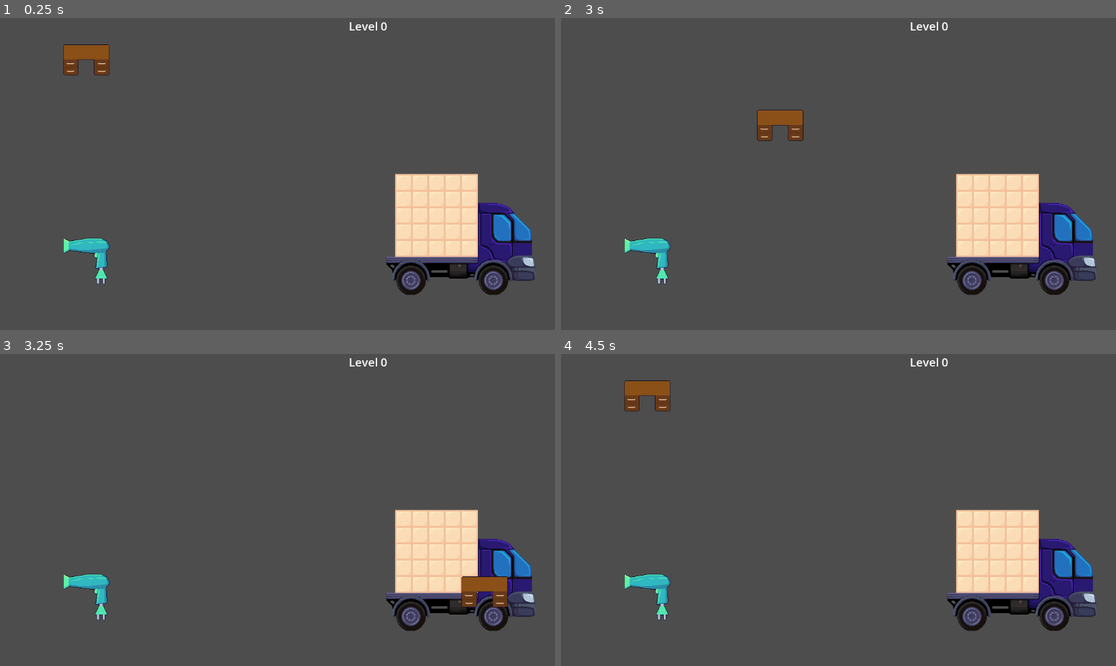
Above: before the commit, frames 1-4 (two rows, left to right).
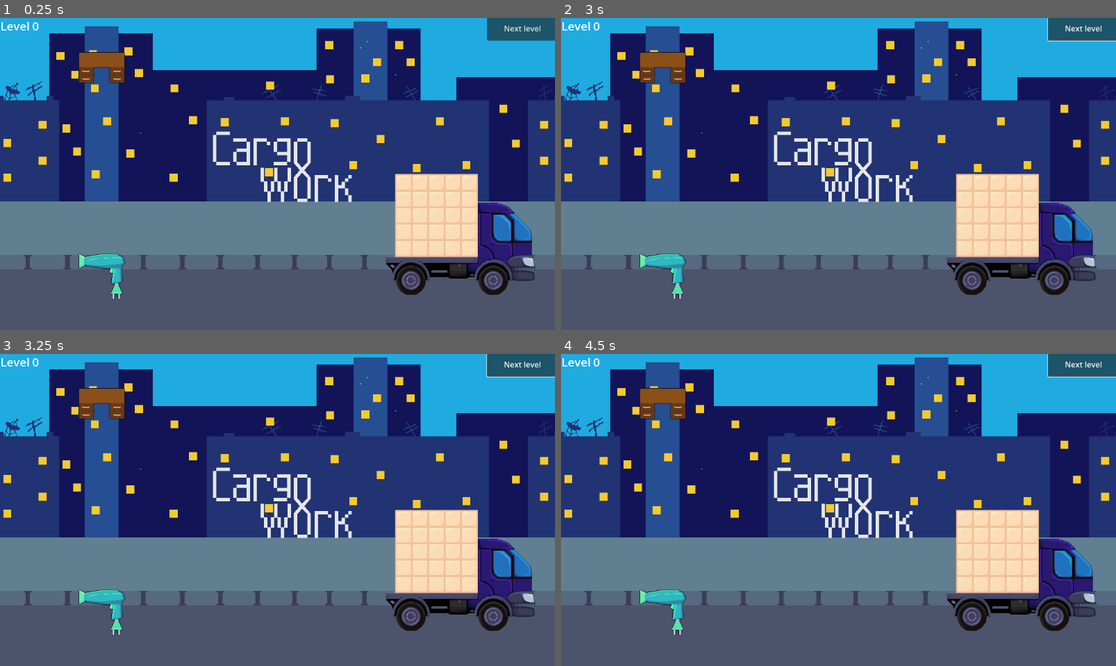
Above: after the commit, the same moments.

Repository: cyber-dream/cargo
Game: Godot game, scene res://scenes/main.tscn
Same seed, same stepped clock (60 frames per second), same inputs: the game is played once before the commit and once after it.
Inputs (mouse positions are in pixels of both pictures, inside the frame that each line leads up to):
- Up to frame 1 (0.25 s): no input
- Up to frame 2 (3 s): click (1082, 27) at 0.5 s, where only the run after the commit has a clickable "Next level"; click (1082, 27) at 1.25 s, where only the run after the commit has a clickable "Next level"; click (1082, 27) at 2 s, where only the run after the commit has a clickable "Next level"; tap Enter at 2.75 s; drag from (633, 52) to (1032, 248) at 2.77 s
- Up to frame 3 (3.25 s): no input
- Up to frame 4 (4.5 s): drag from (633, 581) to (1032, 584) at 3.52 s; move the mouse to (894, 441) at 4.27 s; click (894, 441) at 4.42 s

The runs differ from the first frame. In frame 1, 92% of the frame differs, in the area x 0-100%, y 0-100%; in frame 2, 92%; in frame 3, 92%; in frame 4, 92%.

Commit message:
fixes

Diff:
--- a/scenes/main.tscn
+++ b/scenes/main.tscn
@@ -21,6 +21,8 @@
 [ext_resource type="PackedScene" uid="uid://dcyfevttu8bqn" path="res://scenes/prefabs/figures/wardrobe.tscn" id="15_vxglm"]
 [ext_resource type="PackedScene" uid="uid://dtv76dnlal66w" path="res://scenes/prefabs/figures/watuerout.tscn" id="16_2f3dj"]
 [ext_resource type="PackedScene" uid="uid://byexl5n15mrkb" path="res://scenes/prefabs/figures/phone.tscn" id="16_2wyq8"]
+[ext_resource type="Texture2D" uid="uid://4htihwlt1cij" path="res://sprites/Backround.png" id="22_jscy8"]
+[ext_resource type="Texture2D" uid="uid://cioiknl8jn1cw" path="res://sprites/Name.png" id="23_pm3ni"]
 
 [sub_resource type="Resource" id="Resource_sugp2"]
 script = ExtResource("2_0wfyh")
@@ -43,19 +45,25 @@
 [sub_resource type="LabelSettings" id="LabelSettings_yc10j"]
 font_size = 24
 
-[sub_resource type="RectangleShape2D" id="RectangleShape2D_yc10j"]
-size = Vector2(661, 548)
-
-[sub_resource type="RectangleShape2D" id="RectangleShape2D_jscy8"]
-size = Vector2(483, 650)
+[sub_resource type="LabelSettings" id="LabelSettings_pm3ni"]
+font_size = 72
 
 [node name="Main" type="Node2D"]
 
-[node name="Gameplay" type="Node2D" parent="." node_paths=PackedStringArray("level_title", "truck", "palletes", "figures_node", "pallete_counter", "cargo_counter")]
+[node name="Backround" type="Sprite2D" parent="."]
+position = Vector2(581.5, 321.5)
+scale = Vector2(1.83594, 1.85833)
+texture = ExtResource("22_jscy8")
+
+[node name="Name" type="Sprite2D" parent="."]
+position = Vector2(585, 315)
+texture = ExtResource("23_pm3ni")
+
+[node name="Gameplay" type="Node2D" parent="." node_paths=PackedStringArray("level_title", "truck", "palletes", "figures_node", "panel_game_end", "points_label")]
 script = ExtResource("1_o5qli")
 levels = Array[ExtResource("2_0wfyh")]([SubResource("Resource_sugp2"), SubResource("Resource_yc10j"), SubResource("Resource_jscy8")])
 truck_prefab = ExtResource("3_sugp2")
-level_title = NodePath("Label")
+level_title = NodePath("Label level")
 truck = NodePath("Truck")
 figure_prefabs = Array[PackedScene]([ExtResource("4_jbj1t"), ExtResource("5_muem4"), ExtResource("6_dp3eg"), ExtResourc …(361 unchanged characters)…
 figures = {
@@ -65,10 +73,20 @@
 }
 palletes = [NodePath("Pallete1"), NodePath("Pallete2"), NodePath("Pallete3")]
 figures_node = NodePath("Figures")
-pallete_counter = NodePath("PalleteCounterArea")
-cargo_counter = NodePath("CargoCounterArea")
+panel_game_end = NodePath("../Panel")
+points_label = NodePath("Label points")
 
-[node name="Label" type="Label" parent="Gameplay"]
+[node name="Label level" type="Label" parent="Gameplay"]
+anchors_preset = 1
+anchor_left = 1.0
+anchor_right = 1.0
+offset_left = 1.0
+offset_right = 230.0
+offset_bottom = 60.0
+grow_horizontal = 0
+label_settings = SubResource("LabelSettings_yc10j")
+
+[node name="Label points" type="Label" parent="Gameplay"]
 anchors_preset = 1
 anchor_left = 1.0
 anchor_right = 1.0
@@ -92,14 +110,27 @@
 
 [node name="Figures" type="Node2D" parent="Gameplay"]
 
-[node name="PalleteCounterArea" type="Area2D" parent="Gameplay"]
+[node name="Panel" type="Panel" parent="."]
+visible = false
+offset_left = -30.0
+offset_top = -17.0
+offset_right = 1198.0
+offset_bottom = 649.0
 
-[node name="CollisionShape2D" type="CollisionShape2D" parent="Gameplay/PalleteCounterArea"]
-position = Vector2(824.5, 378)
-shape = SubResource("RectangleShape2D_yc10j")
+[node name="Label" type="Label" parent="Panel"]
+layout_mode = 0
+offset_left = 384.0
+offset_top = 268.0
+offset_right = 800.0
+offset_bottom = 452.0
+text = "Game End"
+label_settings = SubResource("LabelSettings_pm3ni")
 
-[node name="CargoCounterArea" type="Area2D" parent="Gameplay"]
+[node name="Button" type="Button" parent="."]
+offset_left = 1011.0
+offset_top = -4.0
+offset_right = 1159.0
+offset_bottom = 47.0
+text = "Next level"
 
-[node name="CollisionShape2D2" type="CollisionShape2D" parent="Gameplay/CargoCounterArea"]
-position = Vector2(240.5, 323)
-shape = SubResource("RectangleShape2D_jscy8")
+[connection signal="pressed" from="Button" to="Gameplay" method="_on_next_level_button_pressed"]
--- a/scenes/prefabs/field_cell.tscn
+++ b/scenes/prefabs/field_cell.tscn
@@ -1,11 +1,14 @@
-[gd_scene load_steps=3 format=3 uid="uid://c06hlq62x51fn"]
+[gd_scene load_steps=4 format=3 uid="uid://c06hlq62x51fn"]
 
 [ext_resource type="Texture2D" uid="uid://cp2an7yf5e7ox" path="res://sprites/truck/Tile.png" id="1_av40w"]
+[ext_resource type="Script" uid="uid://dnr6w6nv7rxyj" path="res://scripts/field_cell.gd" id="1_oqsrd"]
 
 [sub_resource type="RectangleShape2D" id="RectangleShape2D_2pv17"]
 size = Vector2(16, 16)
 
-[node name="FieldCell" type="Node2D"]
+[node name="FieldCell" type="Node2D" node_paths=PackedStringArray("area_2d")]
+script = ExtResource("1_oqsrd")
+area_2d = NodePath("Area2D")
 
 [node name="Sprite2D" type="Sprite2D" parent="."]
 texture = ExtResource("1_av40w")
--- a/scenes/prefabs/figures/armchair.tscn
+++ b/scenes/prefabs/figures/armchair.tscn
@@ -13,22 +13,22 @@
 
 [node name="Sprite2D" type="Sprite2D" parent="."]
 texture = ExtResource("2_jmba1")
-offset = Vector2(16, 14)
+offset = Vector2(32, 14)
 
 [node name="Area2D" type="Area2D" parent="."]
 
 [node name="CollisionShape2D" type="CollisionShape2D" parent="Area2D"]
-position = Vector2(-16, -2)
+position = Vector2(0, -2)
 shape = SubResource("RectangleShape2D_uggre")
 
 [node name="CollisionShape2D4" type="CollisionShape2D" parent="Area2D"]
-position = Vector2(-16, 30)
+position = Vector2(0, 30)
 shape = SubResource("RectangleShape2D_uggre")
 
 [node name="CollisionShape2D2" type="CollisionShape2D" parent="Area2D"]
-position = Vector2(16, -2)
+position = Vector2(32, -2)
 shape = SubResource("RectangleShape2D_uggre")
 
 [node name="CollisionShape2D3" type="CollisionShape2D" parent="Area2D"]
-position = Vector2(48, -2)
+position = Vector2(64, -2)
 shape = SubResource("RectangleShape2D_uggre")
--- a/scenes/prefabs/figures/bed.tscn
+++ b/scenes/prefabs/figures/bed.tscn
@@ -13,22 +13,21 @@
 
 [node name="Sprite2D" type="Sprite2D" parent="."]
 texture = ExtResource("2_2ftjd")
-offset = Vector2(16, 14)
+offset = Vector2(16, 16)
 
 [node name="Area2D" type="Area2D" parent="."]
 
 [node name="CollisionShape2D" type="CollisionShape2D" parent="Area2D"]
-position = Vector2(0, -2)
 shape = SubResource("RectangleShape2D_uggre")
 
 [node name="CollisionShape2D4" type="CollisionShape2D" parent="Area2D"]
-position = Vector2(0, 30)
+position = Vector2(0, 32)
 shape = SubResource("RectangleShape2D_uggre")
 
 [node name="CollisionShape2D2" type="CollisionShape2D" parent="Area2D"]
-position = Vector2(32, 30)
+position = Vector2(32, 32)
 shape = SubResource("RectangleShape2D_uggre")
 
 [node name="CollisionShape2D3" type="CollisionShape2D" parent="Area2D"]
-position = Vector2(32, -2)
+position = Vector2(32, 0)
 shape = SubResource("RectangleShape2D_uggre")
--- a/scenes/prefabs/figures/bedside_table.tscn
+++ b/scenes/prefabs/figures/bedside_table.tscn
@@ -12,14 +12,14 @@
 
 [node name="Sprite2D" type="Sprite2D" parent="."]
 texture = ExtResource("2_5fxgm")
-offset = Vector2(16, 14)
+offset = Vector2(0, 14)
 
 [node name="Area2D" type="Area2D" parent="."]
 
 [node name="CollisionShape2D" type="CollisionShape2D" parent="Area2D"]
-position = Vector2(16, -2)
+position = Vector2(0, -2)
 shape = SubResource("RectangleShape2D_uggre")
 
 [node name="CollisionShape2D4" type="CollisionShape2D" parent="Area2D"]
-position = Vector2(16, 30)
+position = Vector2(0, 30)
 shape = SubResource("RectangleShape2D_uggre")
--- a/scenes/prefabs/figures/box.tscn
+++ b/scenes/prefabs/figures/box.tscn
@@ -13,26 +13,25 @@
 
 [node name="Sprite2D" type="Sprite2D" parent="."]
 texture = ExtResource("2_rwcc8")
-offset = Vector2(16, 14)
+offset = Vector2(0, 64)
 
 [node name="Area2D" type="Area2D" parent="."]
 
 [node name="CollisionShape2D" type="CollisionShape2D" parent="Area2D"]
-position = Vector2(16, -50)
 shape = SubResource("RectangleShape2D_uggre")
 
 [node name="CollisionShape2D4" type="CollisionShape2D" parent="Area2D"]
-position = Vector2(16, -18)
+position = Vector2(0, 32)
 shape = SubResource("RectangleShape2D_uggre")
 
 [node name="CollisionShape2D2" type="CollisionShape2D" parent="Area2D"]
-position = Vector2(16, 14)
+position = Vector2(0, 64)
 shape = SubResource("RectangleShape2D_uggre")
 
 [node name="CollisionShape2D5" type="CollisionShape2D" parent="Area2D"]
-position = Vector2(16, 46)
+position = Vector2(0, 96)
 shape = SubResource("RectangleShape2D_uggre")
 
 [node name="CollisionShape2D6" type="CollisionShape2D" parent="Area2D"]
-position = Vector2(16, 78)
+position = Vector2(0, 128)
 shape = SubResource("RectangleShape2D_uggre")
--- a/scenes/prefabs/figures/clock.tscn
+++ b/scenes/prefabs/figures/clock.tscn
@@ -12,16 +12,17 @@
 
 [node name="Sprite2D" type="Sprite2D" parent="."]
 texture = ExtResource("2_1nsml")
+offset = Vector2(0, 32)
 
 [node name="Area2D" type="Area2D" parent="."]
 
 [node name="CollisionShape2D" type="CollisionShape2D" parent="Area2D"]
-position = Vector2(0, -32)
 shape = SubResource("RectangleShape2D_uggre")
 
 [node name="CollisionShape2D2" type="CollisionShape2D" parent="Area2D"]
+position = Vector2(0, 32)
 shape = SubResource("RectangleShape2D_uggre")
 
 [node name="CollisionShape2D3" type="CollisionShape2D" parent="Area2D"]
-position = Vector2(0, 32)
+position = Vector2(0, 64)
 shape = SubResource("RectangleShape2D_uggre")
--- a/scenes/prefabs/figures/curtain.tscn
+++ b/scenes/prefabs/figures/curtain.tscn
@@ -13,29 +13,30 @@
 
 [node name="Sprite2D" type="Sprite2D" parent="."]
 texture = ExtResource("2_ro6lu")
+offset = Vector2(64, 0)
 
 [node name="Area2D" type="Area2D" parent="."]
 
 [node name="CollisionShape2D" type="CollisionShape2D" parent="Area2D"]
-position = Vector2(-64, -16)
+position = Vector2(0, -16)
 shape = SubResource("RectangleShape2D_uggre")
 
 [node name="CollisionShape2D4" type="CollisionShape2D" parent="Area2D"]
-position = Vector2(0, -16)
+position = Vector2(64, -16)
 shape = SubResource("RectangleShape2D_uggre")
 
 [node name="CollisionShape2D2" type="CollisionShape2D" parent="Area2D"]
-position = Vector2(-32, -16)
+position = Vector2(32, -16)
 shape = SubResource("RectangleShape2D_uggre")
 
 [node name="CollisionShape2D3" type="CollisionShape2D" parent="Area2D"]
-position = Vector2(32, -16)
+position = Vector2(96, -16)
 shape = SubResource("RectangleShape2D_uggre")
 
 [node name="CollisionShape2D5" type="CollisionShape2D" parent="Area2D"]
-position = Vector2(32, 16)
+position = Vector2(96, 16)
 shape = SubResource("RectangleShape2D_uggre")
 
 [node name="CollisionShape2D6" type="CollisionShape2D" parent="Area2D"]
-position = Vector2(64, 16)
+position = Vector2(128, 16)
 shape = SubResource("RectangleShape2D_uggre")
--- a/scenes/prefabs/figures/divan.tscn
+++ b/scenes/prefabs/figures/divan.tscn
@@ -12,18 +12,17 @@
 
 [node name="Sprite2D" type="Sprite2D" parent="."]
 texture = ExtResource("2_3mkke")
-offset = Vector2(16, 14)
+offset = Vector2(16, 16)
 
 [node name="Area2D" type="Area2D" parent="."]
 
 [node name="CollisionShape2D" type="CollisionShape2D" parent="Area2D"]
-position = Vector2(0, -2)
 shape = SubResource("RectangleShape2D_uggre")
 
 [node name="CollisionShape2D2" type="CollisionShape2D" parent="Area2D"]
-position = Vector2(32, -2)
+position = Vector2(32, 0)
 shape = SubResource("RectangleShape2D_uggre")
 
 [node name="CollisionShape2D3" type="CollisionShape2D" parent="Area2D"]
-position = Vector2(32, 30)
+position = Vector2(32, 32)
 shape = SubResource("RectangleShape2D_uggre")
--- a/scenes/prefabs/figures/duck.tscn
+++ b/scenes/prefabs/figures/duck.tscn
@@ -13,21 +13,22 @@
 
 [node name="Sprite2D" type="Sprite2D" parent="."]
 texture = ExtResource("2_qkvbn")
+offset = Vector2(32, 0)
 
 [node name="Area2D" type="Area2D" parent="."]
 
 [node name="CollisionShape2D" type="CollisionShape2D" parent="Area2D"]
-position = Vector2(-32, -16)
+position = Vector2(0, -16)
 shape = SubResource("RectangleShape2D_uggre")
 
 [node name="CollisionShape2D2" type="CollisionShape2D" parent="Area2D"]
-position = Vector2(0, -16)
+position = Vector2(32, -16)
 shape = SubResource("RectangleShape2D_uggre")
 
 [node name="CollisionShape2D3" type="CollisionShape2D" parent="Area2D"]
-position = Vector2(0, 16)
+position = Vector2(32, 16)
 shape = SubResource("RectangleShape2D_uggre")
 
 [node name="CollisionShape2D4" type="CollisionShape2D" parent="Area2D"]
-position = Vector2(32, 16)
+position = Vector2(64, 16)
 shape = SubResource("RectangleShape2D_uggre")
--- a/scenes/prefabs/figures/fen.tscn
+++ b/scenes/prefabs/figures/fen.tscn
@@ -13,25 +13,25 @@
 
 [node name="Sprite2D" type="Sprite2D" parent="."]
 texture = ExtResource("2_y7ciy")
+offset = Vector2(32, 32)
 
 [node name="Area2D" type="Area2D" parent="."]
 
 [node name="CollisionShape2D" type="CollisionShape2D" parent="Area2D"]
-position = Vector2(-32, -32)
 shape = SubResource("RectangleShape2D_uggre")
 
 [node name="CollisionShape2D4" type="CollisionShape2D" parent="Area2D"]
-position = Vector2(32, -32)
+position = Vector2(64, 0)
 shape = SubResource("RectangleShape2D_uggre")
 
 [node name="CollisionShape2D2" type="CollisionShape2D" parent="Area2D"]
-position = Vector2(0, -32)
+position = Vector2(32, 0)
 shape = SubResource("RectangleShape2D_uggre")
 
 [node name="CollisionShape2D3" type="CollisionShape2D" parent="Area2D"]
-position = Vector2(32, 0)
+position = Vector2(64, 32)
 shape = SubResource("RectangleShape2D_uggre")
 
 [node name="CollisionShape2D5" type="CollisionShape2D" parent="Area2D"]
-position = Vector2(32, 32)
+position = Vector2(64, 64)
 shape = SubResource("RectangleShape2D_uggre")
--- a/scenes/prefabs/figures/gan.tscn
+++ b/scenes/prefabs/figures/gan.tscn
@@ -13,25 +13,25 @@
 
 [node name="Sprite2D" type="Sprite2D" parent="."]
 texture = ExtResource("2_5iq0l")
+offset = Vector2(32, 16)
 
 [node name="Area2D" type="Area2D" parent="."]
 
 [node name="CollisionShape2D" type="CollisionShape2D" parent="Area2D"]
-position = Vector2(-32, -16)
 shape = SubResource("RectangleShape2D_uggre")
 
 [node name="CollisionShape2D4" type="CollisionShape2D" parent="Area2D"]
-position = Vector2(32, -16)
+position = Vector2(64, 0)
 shape = SubResource("RectangleShape2D_uggre")
 
 [node name="CollisionShape2D2" type="CollisionShape2D" parent="Area2D"]
-position = Vector2(0, -16)
+position = Vector2(32, 0)
 shape = SubResource("RectangleShape2D_uggre")
 
 [node name="CollisionShape2D3" type="CollisionShape2D" parent="Area2D"]
-position = Vector2(0, 16)
+position = Vector2(32, 32)
 shape = SubResource("RectangleShape2D_uggre")
 
 [node name="CollisionShape2D5" type="CollisionShape2D" parent="Area2D"]
-position = Vector2(32, 16)
+position = Vector2(64, 32)
 shape = SubResource("RectangleShape2D_uggre")
--- a/scenes/prefabs/figures/jiraf.tscn
+++ b/scenes/prefabs/figures/jiraf.tscn
@@ -13,25 +13,25 @@
 
 [node name="Sprite2D" type="Sprite2D" parent="."]
 texture = ExtResource("2_u825x")
+offset = Vector2(48, 16)
 
 [node name="Area2D" type="Area2D" parent="."]
 
 [node name="CollisionShape2D" type="CollisionShape2D" parent="Area2D"]
-position = Vector2(-48, -16)
 shape = SubResource("RectangleShape2D_uggre")
 
 [node name="CollisionShape2D4" type="CollisionShape2D" parent="Area2D"]
-position = Vector2(16, -16)
+position = Vector2(64, 0)
 shape = SubResource("RectangleShape2D_uggre")
 
 [node name="CollisionShape2D2" type="CollisionShape2D" parent="Area2D"]
-position = Vector2(-16, -16)
+position = Vector2(32, 0)
 shape = SubResource("RectangleShape2D_uggre")
 
 [node name="CollisionShape2D3" type="CollisionShape2D" parent="Area2D"]
-position = Vector2(48, -16)
+position = Vector2(96, 0)
 shape = SubResource("RectangleShape2D_uggre")
 
 [node name="CollisionShape2D5" type="CollisionShape2D" parent="Area2D"]
-position = Vector2(48, 16)
+position = Vector2(96, 32)
 shape = SubResource("RectangleShape2D_uggre")
--- a/scenes/prefabs/figures/phone.tscn
+++ b/scenes/prefabs/figures/phone.tscn
@@ -13,25 +13,25 @@
 
 [node name="Sprite2D" type="Sprite2D" parent="."]
 texture = ExtResource("2_uheks")
+offset = Vector2(48, 16)
 
 [node name="Area2D" type="Area2D" parent="."]
 
 [node name="CollisionShape2D" type="CollisionShape2D" parent="Area2D"]
-position = Vector2(-49, -16)
 shape = SubResource("RectangleShape2D_uggre")
 
 [node name="CollisionShape2D4" type="CollisionShape2D" parent="Area2D"]
-position = Vector2(47, -16)
+position = Vector2(96, 0)
 shape = SubResource("RectangleShape2D_uggre")
 
 [node name="CollisionShape2D2" type="CollisionShape2D" parent="Area2D"]
-position = Vector2(15, -16)
+position = Vector2(64, 0)
 shape = SubResource("RectangleShape2D_uggre")
 
 [node name="CollisionShape2D3" type="CollisionShape2D" parent="Area2D"]
-position = Vector2(-17, -16)
+position = Vector2(32, 0)
 shape = SubResource("RectangleShape2D_uggre")
 
 [node name="CollisionShape2D5" type="CollisionShape2D" parent="Area2D"]
-position = Vector2(-49, 16)
+position = Vector2(0, 32)
 shape = SubResource("RectangleShape2D_uggre")
--- a/scenes/prefabs/figures/plane.tscn
+++ b/scenes/prefabs/figures/plane.tscn
@@ -13,21 +13,21 @@
 
 [node name="Sprite2D" type="Sprite2D" parent="."]
 texture = ExtResource("2_xavib")
+offset = Vector2(0, 16)
 
 [node name="Area2D" type="Area2D" parent="."]
 
 [node name="CollisionShape2D" type="CollisionShape2D" parent="Area2D"]
-position = Vector2(-32, -16)
+position = Vector2(-32, 0)
 shape = SubResource("RectangleShape2D_uggre")
 
 [node name="CollisionShape2D2" type="CollisionShape2D" parent="Area2D"]
-position = Vector2(0, -16)
 shape = SubResource("RectangleShape2D_uggre")
 
 [node name="CollisionShape2D3" type="CollisionShape2D" parent="Area2D"]
-position = Vector2(0, 16)
+position = Vector2(0, 32)
 shape = SubResource("RectangleShape2D_uggre")
 
 [node name="CollisionShape2D4" type="CollisionShape2D" parent="Area2D"]
-position = Vector2(32, -16)
+position = Vector2(32, 0)
 shape = SubResource("RectangleShape2D_uggre")
--- a/scenes/prefabs/figures/shelf_for_tv.tscn
+++ b/scenes/prefabs/figures/shelf_for_tv.tscn
@@ -13,21 +13,21 @@
 
 [node name="Sprite2D" type="Sprite2D" parent="."]
 texture = ExtResource("2_khbc2")
+offset = Vector2(32, 16)
 
 [node name="Area2D" type="Area2D" parent="."]
 
 [node name="CollisionShape2D" type="CollisionShape2D" parent="Area2D"]
-position = Vector2(-32, -16)
 shape = SubResource("RectangleShape2D_uggre")
 
 [node name="CollisionShape2D2" type="CollisionShape2D" parent="Area2D"]
-position = Vector2(0, -16)
+position = Vector2(32, 0)
 shape = SubResource("RectangleShape2D_uggre")
 
 [node name="CollisionShape2D3" type="CollisionShape2D" parent="Area2D"]
-position = Vector2(32, 16)
+position = Vector2(64, 32)
 shape = SubResource("RectangleShape2D_uggre")
 
 [node name="CollisionShape2D4" type="CollisionShape2D" parent="Area2D"]
-position = Vector2(32, -16)
+position = Vector2(64, 0)
 shape = SubResource("RectangleShape2D_uggre")
--- a/scenes/prefabs/figures/table.tscn
+++ b/scenes/prefabs/figures/table.tscn
@@ -13,25 +13,25 @@
 
 [node name="Sprite2D" type="Sprite2D" parent="."]
 texture = ExtResource("2_u1x0m")
+offset = Vector2(32, 16)
 
 [node name="Area2D" type="Area2D" parent="."]
 
 [node name="CollisionShape2D" type="CollisionShape2D" parent="Area2D"]
-position = Vector2(-32, -16)
 shape = SubResource("RectangleShape2D_uggre")
 
 [node name="CollisionShape2D5" type="CollisionShape2D" parent="Area2D"]
-position = Vector2(-32, 16)
+position = Vector2(0, 32)
 shape = SubResource("RectangleShape2D_uggre")
 
 [node name="CollisionShape2D2" type="CollisionShape2D" parent="Area2D"]
-position = Vector2(0, -16)
+position = Vector2(32, 0)
 shape = SubResource("RectangleShape2D_uggre")
 
 [node name="CollisionShape2D3" type="CollisionShape2D" parent="Area2D"]
-position = Vector2(32, 16)
+position = Vector2(64, 32)
 shape = SubResource("RectangleShape2D_uggre")
 
 [node name="CollisionShape2D4" type="CollisionShape2D" parent="Area2D"]
-position = Vector2(32, -16)
+position = Vector2(64, 0)
 shape = SubResource("RectangleShape2D_uggre")
--- a/scenes/prefabs/figures/wardrobe.tscn
+++ b/scenes/prefabs/figures/wardrobe.tscn
@@ -13,21 +13,21 @@
 
 [node name="Sprite2D" type="Sprite2D" parent="."]
 texture = ExtResource("2_flnhv")
+offset = Vector2(48, 0)
 
 [node name="Area2D" type="Area2D" parent="."]
 
 [node name="CollisionShape2D" type="CollisionShape2D" parent="Area2D"]
-position = Vector2(-48, 0)
 shape = SubResource("RectangleShape2D_uggre")
 
 [node name="CollisionShape2D4" type="CollisionShape2D" parent="Area2D"]
-position = Vector2(16, 0)
+position = Vector2(64, 0)
 shape = SubResource("RectangleShape2D_uggre")
 
 [node name="CollisionShape2D2" type="CollisionShape2D" parent="Area2D"]
-position = Vector2(-16, 0)
+position = Vector2(32, 0)
 shape = SubResource("RectangleShape2D_uggre")
 
 [node name="CollisionShape2D5" type="CollisionShape2D" parent="Area2D"]
-position = Vector2(48, 0)
+position = Vector2(96, 0)
 shape = SubResource("RectangleShape2D_uggre")
--- a/scenes/prefabs/figures/watuerout.tscn
+++ b/scenes/prefabs/figures/watuerout.tscn
@@ -13,24 +13,25 @@
 
 [node name="Sprite2D" type="Sprite2D" parent="."]
 texture = ExtResource("2_hfr62")
+offset = Vector2(32, 32)
 
 [node name="Area2D" type="Area2D" parent="."]
 
 [node name="CollisionShape2D" type="CollisionShape2D" parent="Area2D"]
-position = Vector2(-32, -32)
 shape = SubResource("RectangleShape2D_uggre")
 
 [node name="CollisionShape2D4" type="CollisionShape2D" parent="Area2D"]
-position = Vector2(32, -32)
+position = Vector2(64, 0)
 shape = SubResource("RectangleShape2D_uggre")
 
 [node name="CollisionShape2D2" type="CollisionShape2D" parent="Area2D"]
-position = Vector2(0, -32)
+position = Vector2(32, 0)
 shape = SubResource("RectangleShape2D_uggre")
 
 [node name="CollisionShape2D3" type="CollisionShape2D" parent="Area2D"]
+position = Vector2(32, 32)
 shape = SubResource("RectangleShape2D_uggre")
 
 [node name="CollisionShape2D5" type="CollisionShape2D" parent="Area2D"]
-position = Vector2(0, 32)
+position = Vector2(32, 64)
 shape = SubResource("RectangleShape2D_uggre")
--- a/scripts/drag_and_drop.gd
+++ b/scripts/drag_and_drop.gd
@@ -5,8 +5,12 @@
 var _dragging_area_2d: Area2D
 var _init_pointer_offset: Vector2
 var _init_pos: Vector2
+var _field: CargoField
+signal figure_dropped(pallete_idx: int, points: int)
+signal game_end()
 
-signal figure_dropped(pallete_idx: int)
+func register_field(in_field: CargoField):
+	_field = in_field
 
 func register_dnd_object(in_node: Node2D, in_area_2d: Area2D):
 	in_area_2d.input_event.connect(func(viewport: Node, event: InputEvent, shape_idx: int):
@@ -37,8 +41,11 @@
 		if !event.is_released(): return
 
 		var overlaps = _dragging_area_2d.get_overlapping_areas()
+
+
 		if overlaps.size() != _dragging_area_2d.get_child_count():
 			_dragging_node.position = _init_pos
+
 		else:
 			var first_shape = _dragging_area_2d.get_child(0) as CollisionShape2D
 
@@ -54,6 +61,6 @@
 
 			_dragging_node.position += nearest_delta_pos
 
-			figure_dropped.emit(_dragging_node.get_meta("pallete_idx"))
+			figure_dropped.emit(_dragging_node.get_meta("pallete_idx"), _dragging_area_2d.get_child_count())
 
 		_dragging_node = null
--- a/scripts/field.gd
+++ b/scripts/field.gd
@@ -27,3 +27,10 @@
 			cell.position = Vector2i(idx * -tile_size - (gap*idx), idy * -tile_size - (gap*idy))
 
 			self.add_child(cell)
+
+func get_tiles() -> Array[Area2D]:
+	var arr: Array[Area2D]
+	for c in self.get_children():
+		arr.push_back((c as CargoCell).area_2d)
+
+	return arr
--- /dev/null
+++ b/scripts/field_cell.gd
@@ -0,0 +1,3 @@
+class_name CargoCell extends Node
+
+@export var area_2d: Area2D
--- a/scripts/figure.gd
+++ b/scripts/figure.gd
@@ -14,3 +14,4 @@
 
 func _ready() -> void:
 	CargoDnD.register_dnd_object(self, area_2d)
+	area_2d.set_meta("is_figure", true)
--- a/scripts/truck.gd
+++ b/scripts/truck.gd
@@ -16,6 +16,7 @@
 
 		field.size = size
 		field.generate_field()
+		CargoDnD.register_field(field)
 		_resize_truck()
 
 func _resize_truck():
Not shown, added: export_presets.cfg
Not shown: 1 places in scenes/main.tscn that only renumber resources
Not shown, added: scripts/field_cell.gd.uid
Binary file added: sprites/Backround.png
Not shown, added: sprites/Backround.png.import
Binary file added: sprites/Name.png
Not shown, added: sprites/Name.png.import
